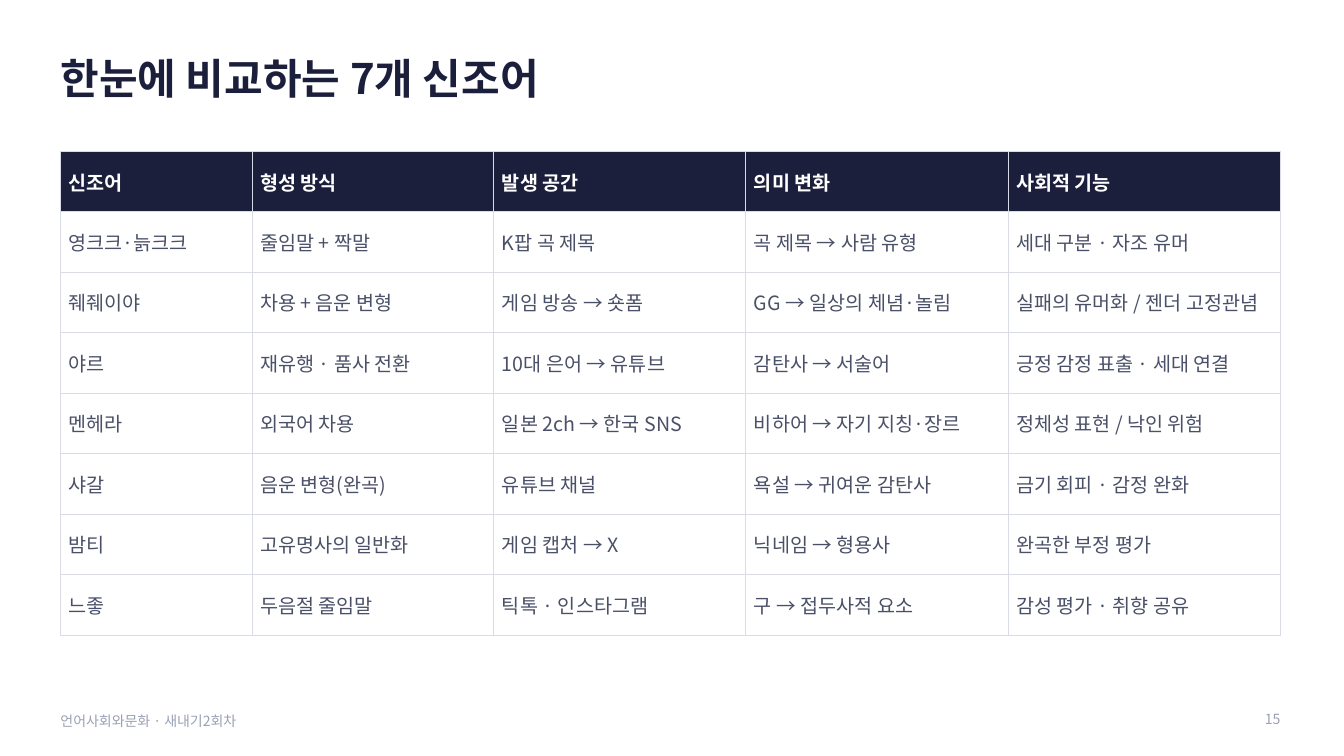
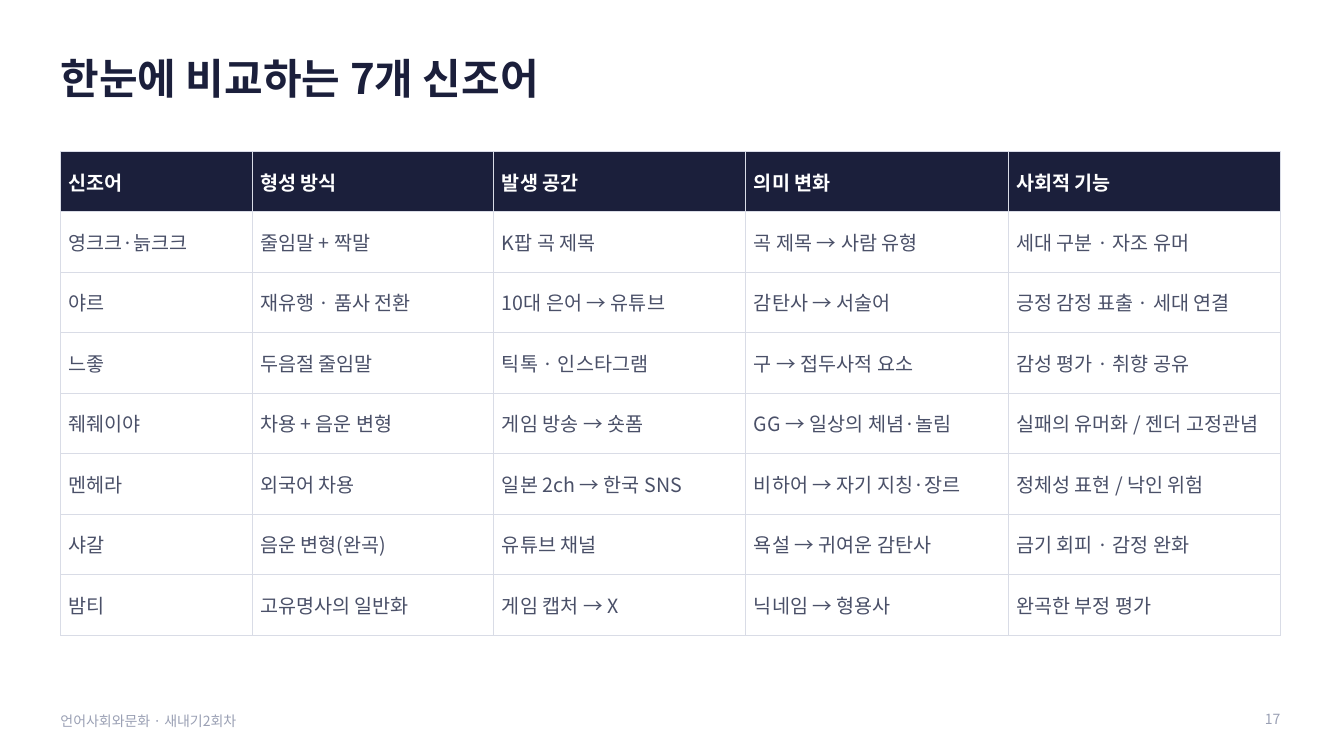
Before and after one commit to junseok7-cpu/hello, a slide deck: slide 17 of report/언어사회와문화_발표_새내기2회차.pptx (slide 15 before the commit). Drawn at 1344x756 pixels with LibreOffice and Linux fonts; fonts in the diff are those of the drawing. Boxes give left, top, right and bottom in pixels: in the first picture for what was removed or moved away, otherwise in the second. Text is boxed around its words. In the diff, an @@ line names an element or a change of style, - is before the commit and + after.

```diff
--- a/report/언어사회와문화_발표_새내기2회차.pptx
+++ b/report/언어사회와문화_발표_새내기2회차.pptx
@@ table at [60, 151, 1280, 619] @@
+row 3: 야르 | 재유행 · 품사 전환 | 10대 은어 → 유튜브 | 감탄사 → 서술어 | 긍정 감정 표출 · 세대 연결
+row 4: 느좋 | 두음절 줄임말 | 틱톡 · 인스타그램 | 구 → 접두사적 요소 | 감성 평가 · 취향 공유
-row 4: 야르 | 재유행 · 품사 전환 | 10대 은어 → 유튜브 | 감탄사 → 서술어 | 긍정 감정 표출 · 세대 연결
-row 8: 느좋 | 두음절 줄임말 | 틱톡 · 인스타그램 | 구 → 접두사적 요소 | 감성 평가 · 취향 공유
@@ page number at [1265, 714, 1281, 724]: text changed @@
-15
+17
```
Also in this commit, not shown: 14 other slides changed, 4 slides added, 3 other files.
